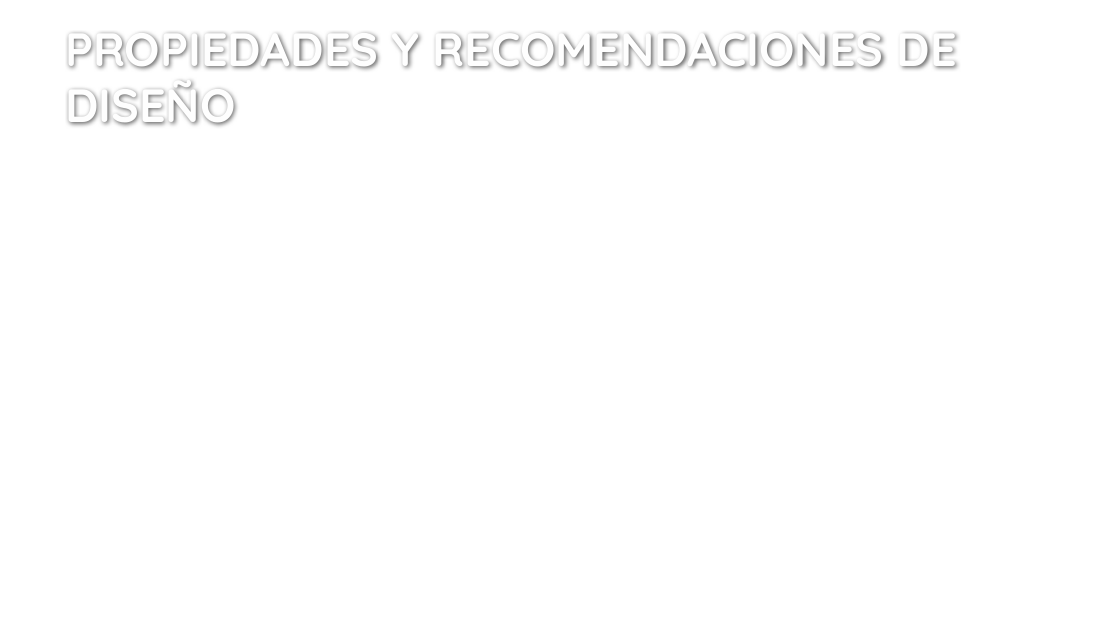
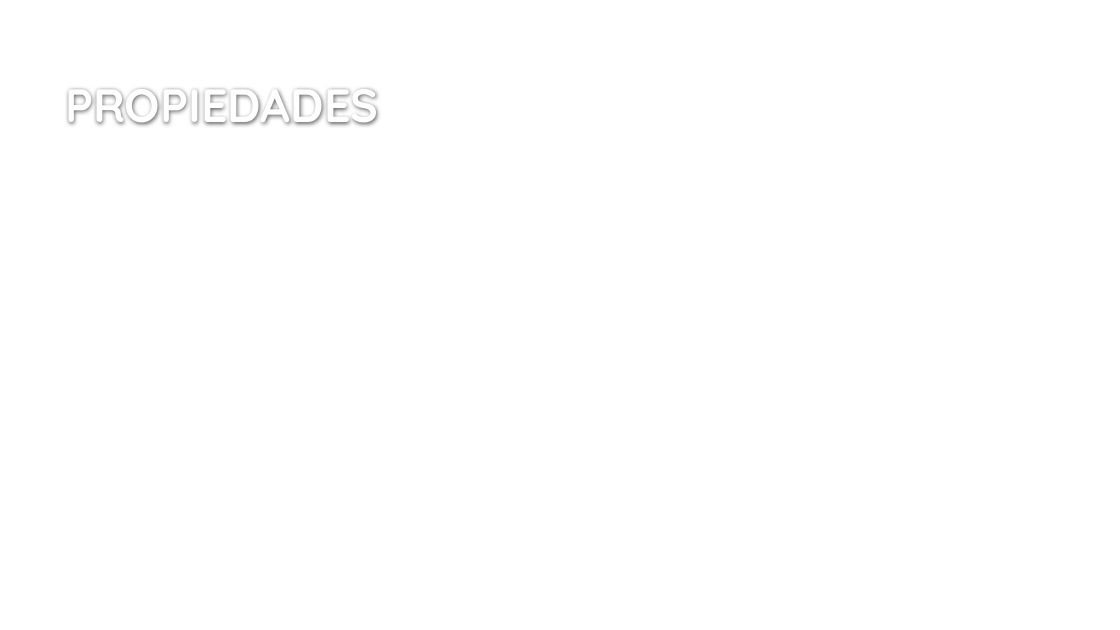
Before and after one commit to ppizarror/proyecto-CI6501, a slide deck: slide 4 of SISTEMAS CONSTRUCTIVOS EN ALBAÑILERIÁ.pptx. Drawn at 1120x630 pixels with LibreOffice and Linux fonts; fonts in the diff are those of the drawing; background and template pictures are left out. Boxes give left, top, right and bottom in pixels: in the first picture for what was removed or moved away, otherwise in the second. Text is boxed around its words. In the diff, an @@ line names an element or a change of style, - is before the commit and + after.

```diff
--- a/SISTEMAS CONSTRUCTIVOS EN ALBAÑILERIÁ.pptx
+++ b/SISTEMAS CONSTRUCTIVOS EN ALBAÑILERIÁ.pptx
@@ title at <box>65,88,378,125</box>: text changed @@
-PROPIEDADES Y RECOMENDACIONES DE DISEÑO
+PROPIEDADES
```
Also in this commit, not shown: 6 other slides changed, 10 slides added, 3 slides removed.
